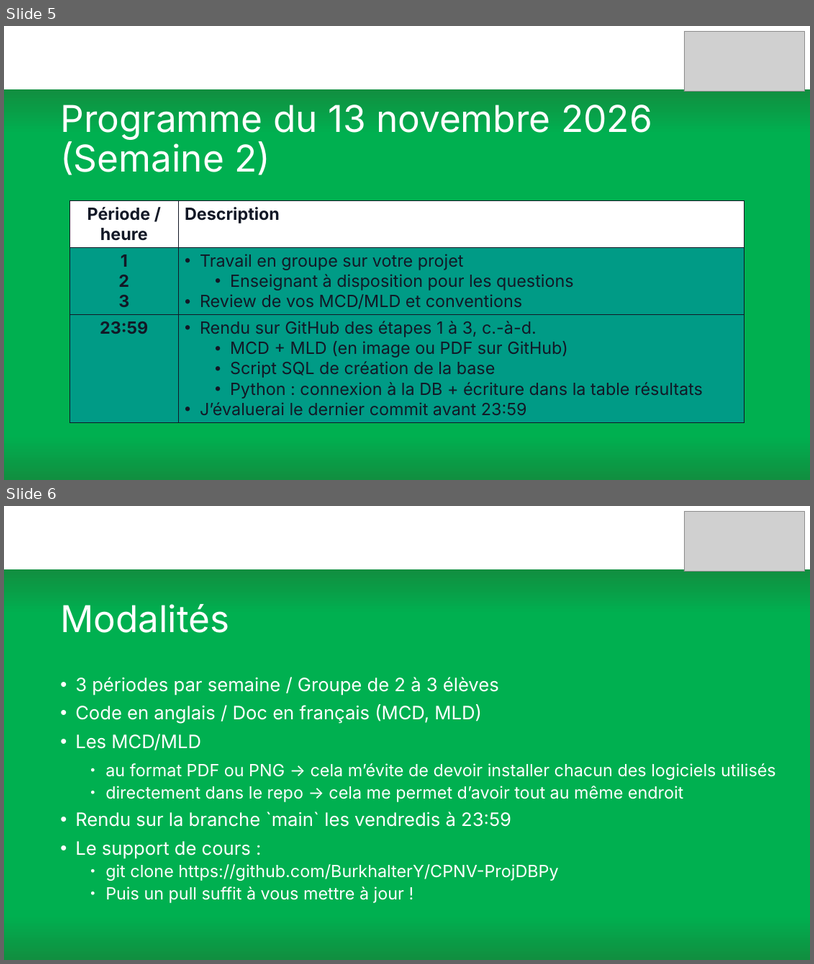
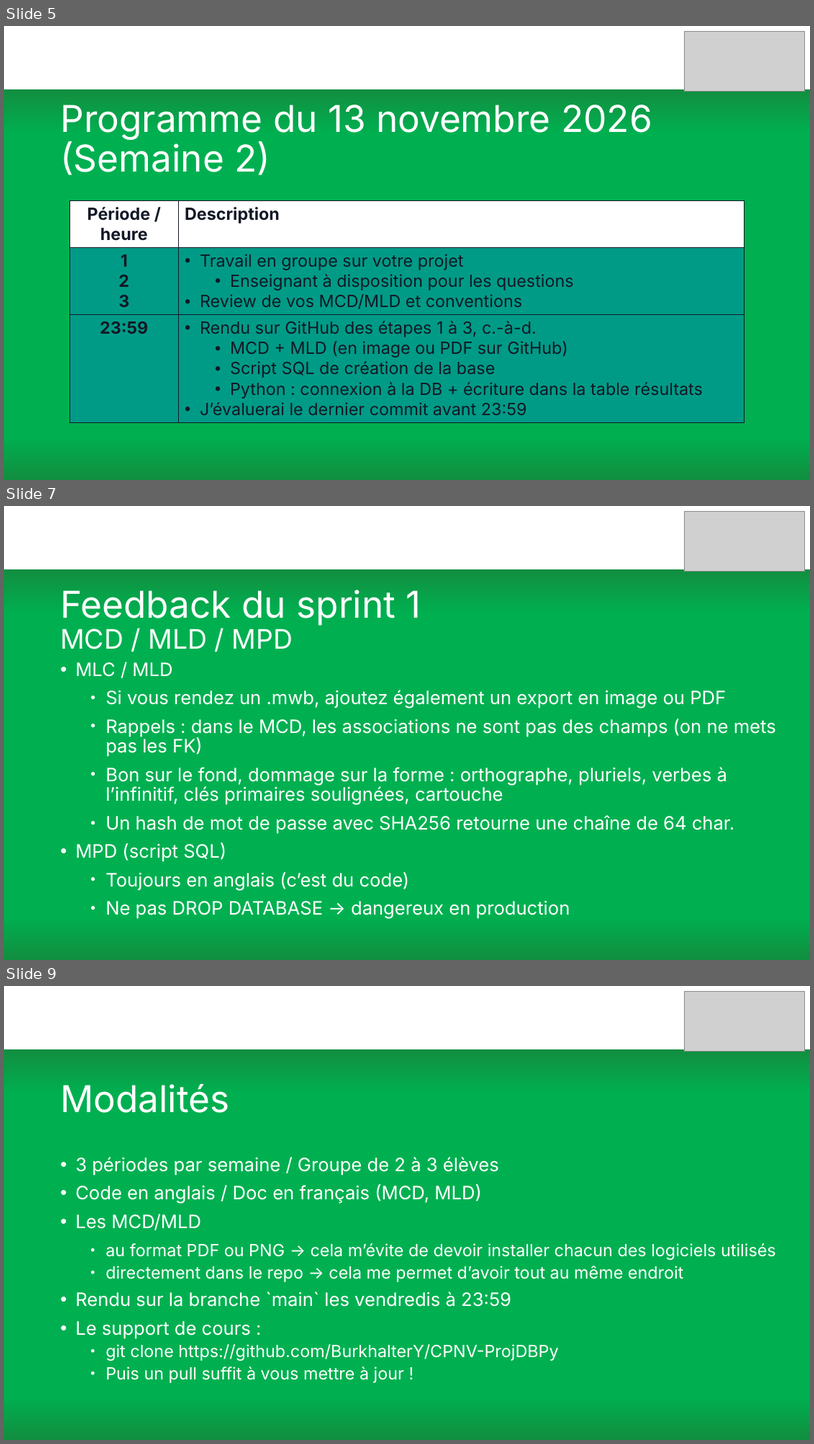
Before and after one commit to BurkhalterY/CPNV-ProjDBPy, a slide deck: Presentation.pptx. Shown one above the other, each under a label of ours: slides 5 and 6 before the commit, slides 5, 7 and 9 after it; the slides between them are not shown. The pictures are 814x964 and 814x1444 pixels, drawn with LibreOffice and Linux fonts; fonts in the diff are those of the drawing; grey boxes stand for pictures. Boxes give left, top, right and bottom in pixels: in the first picture for what was removed or moved away, otherwise in the second. Text is boxed around its words. In the diff, an @@ line names an element or a change of style, - is before the commit and + after.

Commit message:
Update of 2026-11-20

```diff
--- a/Presentation.pptx
+++ b/Presentation.pptx
@@ slide 7 added at [4,506,810,960], background gradient #FFFFFF to #118F40 to #00B050 @@
@@ picture added at [684,511,805,572] @@
@@ title added at [60,590,422,649], 44 pt, text #FFFFFF @@
+Feedback du sprint 1
+MCD / MLD / MPD
@@ text added at [75,662,777,890], 22 pt, text #FFFFFF @@
+• MLC / MLD
+  • Si vous rendez un .mwb, ajoutez également un export en image ou PDF
+  • Rappels : dans le MCD, les associations ne sont pas des champs (on ne mets pas les FK)
+  • Bon sur le fond, dommage sur la forme : orthographe, pluriels, verbes à l’infinitif, clés primaires soulignées, cartouche
+  • Un hash de mot de passe avec SHA256 retourne une chaîne de 64 char.
+• MPD (script SQL)
+  • Toujours en anglais (c’est du code)
+  • Ne pas DROP DATABASE → dangereux en production
@@ what was slide 6 is now slide 9 @@
```
Also in this commit, not shown: 2 other slides added.
